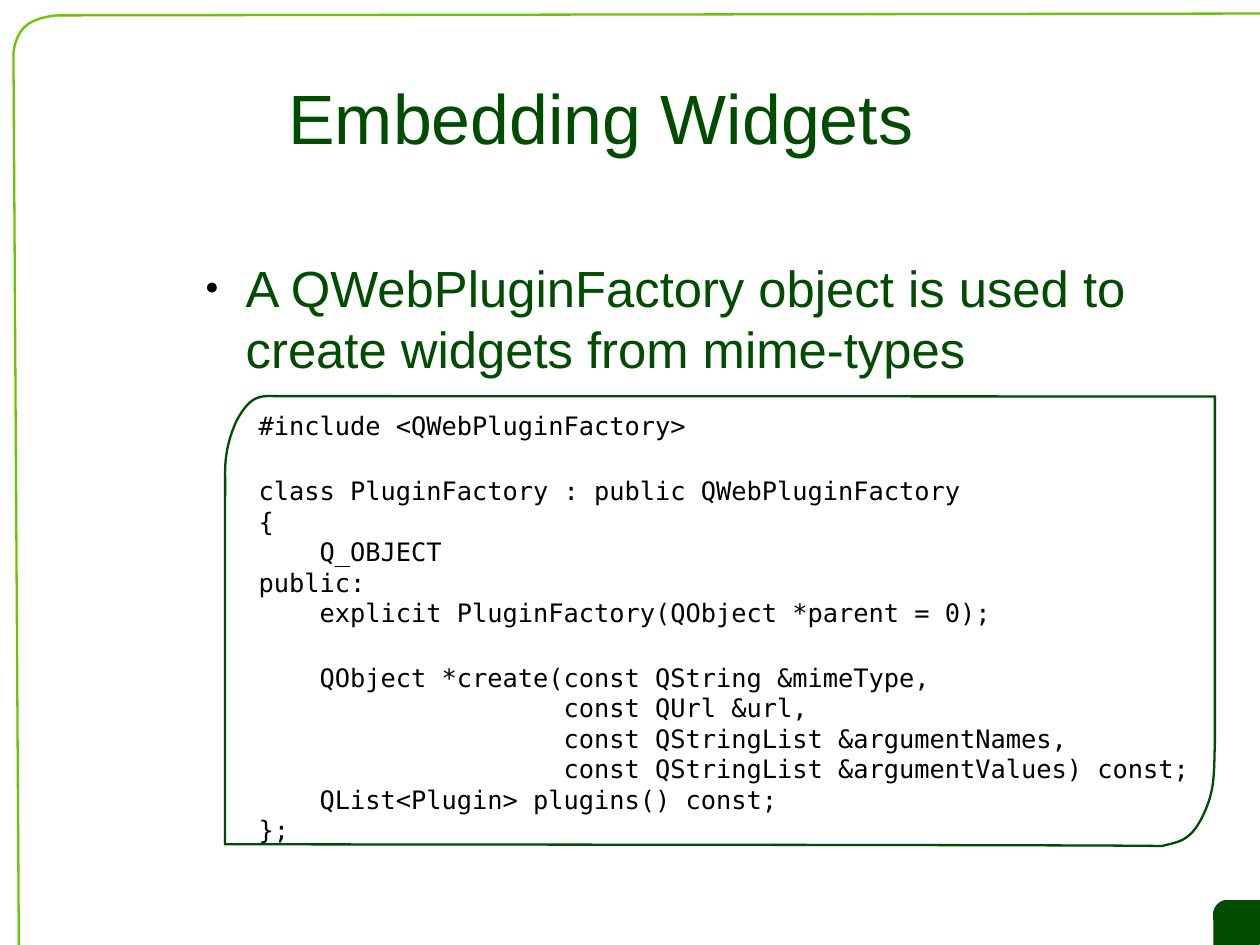
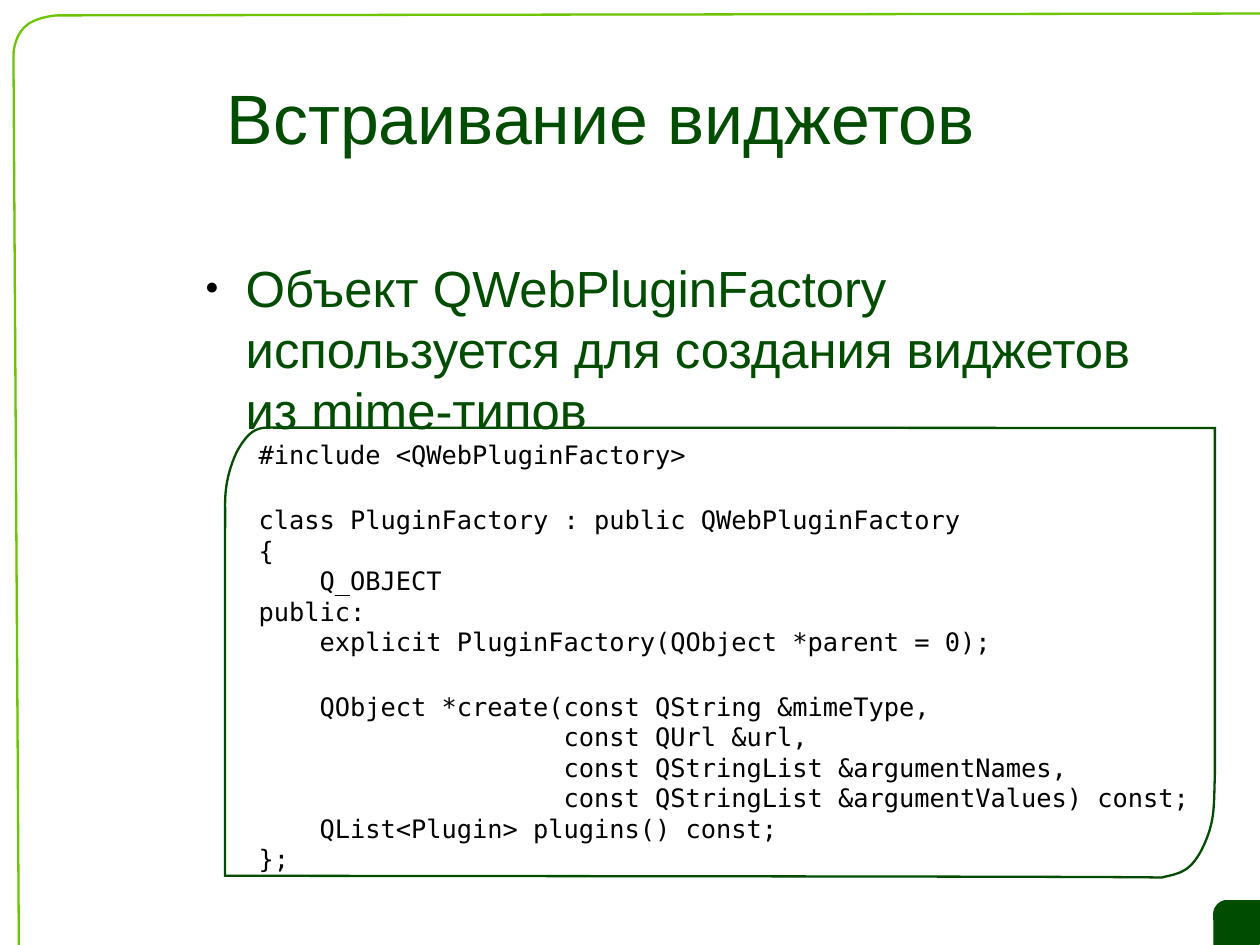
Before and after one commit to saa/qecm, a slide deck: slide 13 of L10/L10 Slides.odp. Drawn at 1260x945 pixels with LibreOffice and Linux fonts; fonts in the diff are those of the drawing; background and template pictures are left out. Boxes give left, top, right and bottom in pixels: in the first picture for what was removed or moved away, otherwise in the second. Text is boxed around its words. In the diff, an @@ line names an element or a change of style, - is before the commit and + after.

```diff
--- a/L10/L10 Slides.odp
+++ b/L10/L10 Slides.odp
@@ title at <box>227,96,975,157</box>: text changed @@
-Embedding Widgets
+Встраивание виджетов
@@ text at <box>246,270,1131,439</box>: text changed @@
-● A QWebPluginFactory object is used to create widgets from mime-types
+● Объект QWebPluginFactory используется для создания виджетов из mime-типов
@@ freeform shape: place and size @@
-freeform shape at <box>225,396,1215,846</box>
+freeform shape at <box>225,428,1215,878</box>
@@ text "#include <QWebPluginFactory>": place and size @@
-text "#include <QWebPluginFactory>" at <box>259,415,1189,815</box>
+text "#include <QWebPluginFactory>" at <box>259,444,1189,844</box>
```
Also in this commit, not shown: 32 other slides changed, 16 slides added, 16 slides removed.
